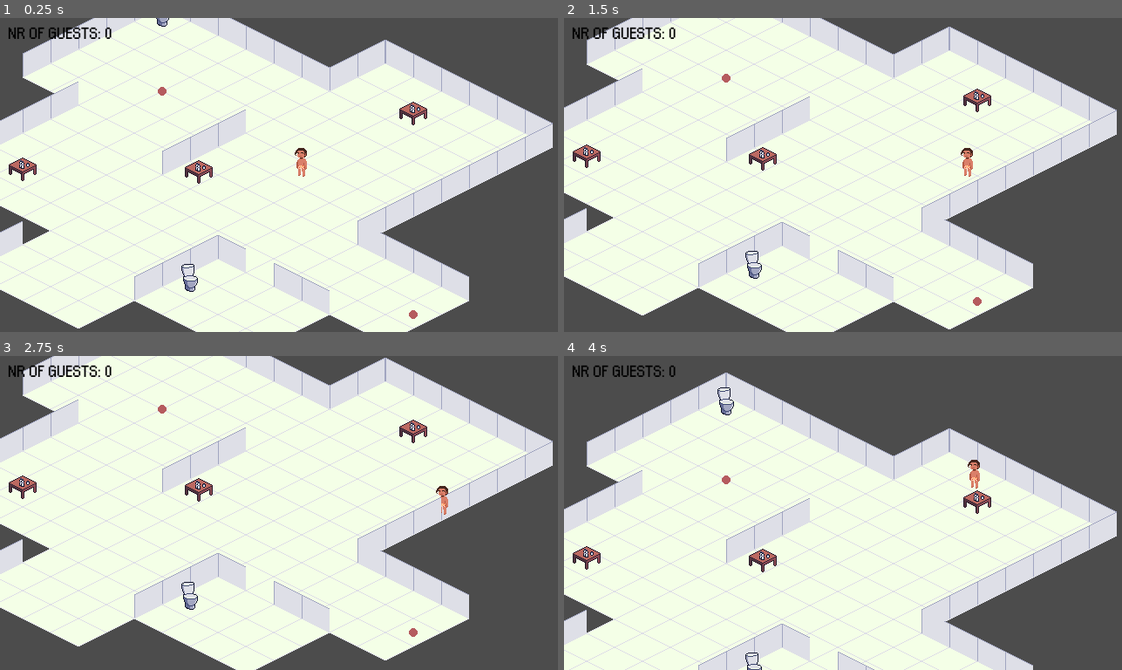
Above: before the commit, frames 1-4 (two rows, left to right).
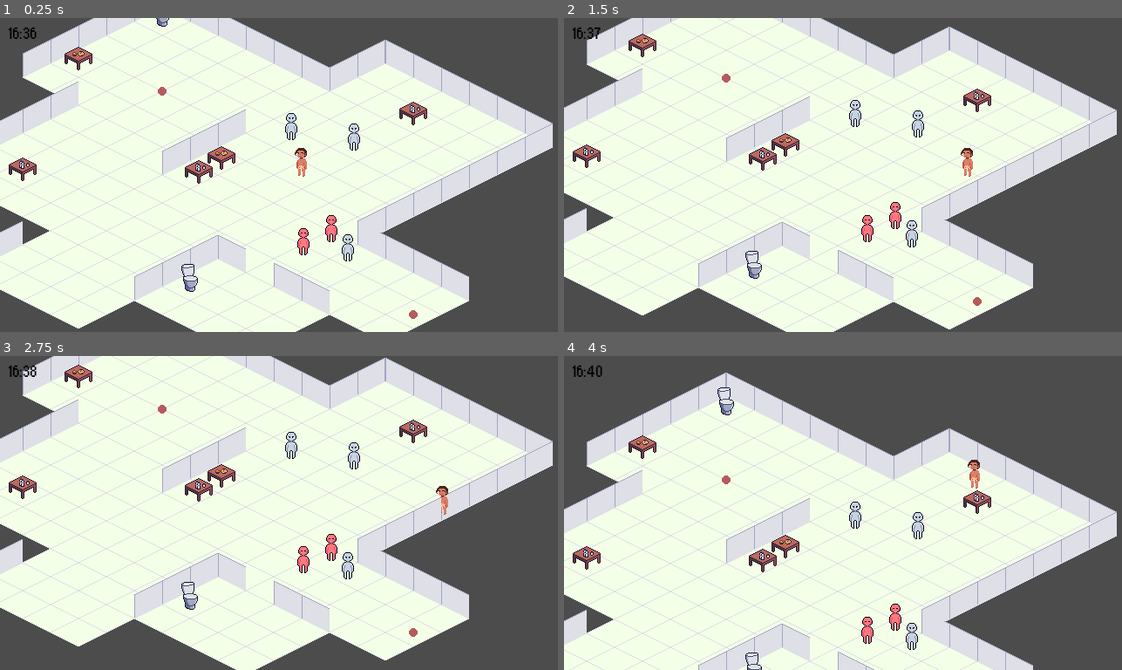
Above: after the commit, the same moments.

Repository: Boffl/language-game-prototype
Game: Godot game, scene res://Party.tscn
Same seed, same stepped clock (60 frames per second), same inputs: the game is played once before the commit and once after it.
Inputs:
- Up to frame 1 (0.25 s): no input
- Up to frame 2 (1.5 s): tap Enter (ui_accept) at 0.5, 0.77 s; hold Right (ui_right) 0.53-1.28 s; hold Down (ui_down) from 1.28 s (still down)
- Up to frame 3 (2.75 s): tap Enter (ui_accept) at 1.52 s; release Down (ui_down) at 2.03 s; hold Right (ui_right) from 2.03 s (still down)
- Up to frame 4 (4 s): release Right (ui_right) at 2.78 s; hold Up (ui_up) 2.78-3.53 s; tap Enter (ui_accept) at 3.02, 3.77 s; hold Left (ui_left) from 3.53 s (still down)

The runs differ from the first frame. In frame 1, 1.4% of the frame differs, in the area x 1-65%, y 2-78%; in frame 2, 1.4%, in the area x 1-65%, y 2-74%; in frame 3, 1.4%; in frame 4, 1.4%.
Error before the commit: Attempt to call function 'new' in base 'null instance' on a null instance. (res://Party.gd:5)

Commit message:
added time, added FoodTable

Diff:
--- /dev/null
+++ b/Objects/Furniture/FoodTable.tscn
@@ -0,0 +1,24 @@
+[gd_scene load_steps=3 format=2]
+
+[ext_resource path="res://Assets/Furniture/FoodTable.png" type="Texture" id=1]
+
+[sub_resource type="CapsuleShape2D" id=1]
+radius = 11.6666
+
+[node name="FoodTable" type="StaticBody2D" groups=["foodtables"]]
+
+[node name="Sprite" type="Sprite" parent="."]
+position = Vector2( 0, -18 )
+texture = ExtResource( 1 )
+
+[node name="CollisionPolygon2D" type="CollisionPolygon2D" parent="."]
+position = Vector2( 0, -4 )
+polygon = PoolVector2Array( 16, 10, 16, 2, 0, -6, -16, 2, -16, 10, 0, 18 )
+
+[node name="InteractionArea" type="Area2D" parent="."]
+
+[node name="CollisionShape2D" type="CollisionShape2D" parent="InteractionArea"]
+position = Vector2( 0, 2 )
+rotation = 1.5708
+scale = Vector2( 1.2, 1 )
+shape = SubResource( 1 )
--- a/Party.gd
+++ b/Party.gd
@@ -1,8 +1,14 @@
 extends Node2D
+
+# Time Variables
+export (int) var second = 16 * 360
+export (int) var minute = 0
+export (int) var hour = 0
+var time_speed = 70
+
 
 var party_guest = preload("res://PartyGuest/PartyGuest.tscn")
 var bots
-var prompt_init = load("res://PartyGuest/prompt_design.gd").new()
 var best_a
 var time_out
 
@@ -13,7 +19,7 @@
 
 		bot.init_bot()
 		best_action(bot)
-		prompt_init.prompt_init(bot)
+		#prompt_init.prompt_init(bot)
 		#print(bot.prompt)
 
 		# print(bot.bot_name)
@@ -41,8 +47,18 @@
 
 func _physics_process(delta):
 
-	# UPDATE STATS
-	get_node("UI/StatsLabel").set_text("NR OF GUESTS: " + str(get_tree().get_nodes_in_group("bots").size()))
+	# update time
+	second += int(floor(delta * time_speed))
+	minute = second / 60 % 60
+	hour = second / 360 % 24
+
+	# show time
+	get_node("UI/StatsLabel").set_text(str(hour) + ":" + str(minute))
+
+
+
+func time_system():
+	pass
 
 
 func best_action(bot):
--- a/Party.tscn
+++ b/Party.tscn
@@ -13,6 +13,7 @@
 [ext_resource path="res://Party.gd" type="Script" id=11]
 [ext_resource path="res://Objects/Furniture/Toilet.tscn" type="PackedScene" id=12]
 [ext_resource path="res://Objects/Furniture/WaterTable.tscn" type="PackedScene" id=13]
+[ext_resource path="res://Objects/Furniture/FoodTable.tscn" type="PackedScene" id=14]
 
 [sub_resource type="TileSet" id=2]
 0/name = "Basic_Floor_Tile.png 0"
@@ -100,9 +101,9 @@
 }
 
 [sub_resource type="NavigationPolygon" id=7]
-vertices = PoolVector2Array( 368, 80, 536, 64, 552, 72, 472, 208, 392, 248, 368, 240, 328, 216, 256, 136, 568, 64, 696, 96, 168, 296, 48, 240, 144, 192, 176, 48, 112, 16, 264, -56, 456, 40, 352, 72, 360, 328, 248, 272, 258.572, 266.714, 296, 264, 600, 272, 520, 312, 384, 256, 440, 288, 312, 256, 360, 248, 240, 128, 120, 128, 120, 120, 536, 56, 288, 256, 304, 248, 296, 248, 328, 232, 568, 56, 520, 8, 552, 48, 104, 112, 16, 128, 88, 120, 88, 128, 104, 136 )
-polygons = [ PoolIntArray( 0, 1, 2, 3, 4, 5, 6, 7 ), PoolIntArray( 8, 9, 3, 2 ), PoolIntArray( 10, 11, 12, 6 ), PoolIntArray( 13, 14, 15, 16, 17 ), PoolIntArray( 18, 19, 20, 21 ), PoolIntArray( 3, 22, 23, 4 ), PoolIntArray( 24, 25, 18, 21, 26, 27 ), PoolIntArray( 28, 12, 29, 30, 13 ), PoolIntArray( 16, 31, 1, 0, 17 ), PoolIntArray( 32, 21, 20 ), PoolIntArray( 33, 32, 20, 34, 35 ), PoolIntArray( 26, 33, 35, 27 ), PoolIntArray( 24, 27, 5, 4 ), PoolIntArray( 9, 8, 36 ), PoolIntArray( 37, 9, 36, 38 ), PoolIntArray( 37, 38, 31, 16 ), PoolIntArray( 13, 17, 28 ), PoolIntArray( 13, 30, 39 ), PoolIntArray( 40, 13, 39, 41 ), PoolIntArray( 40, 41, 42 ), PoolIntArray( 12, 40, 42, 43 ), PoolIntArray( 12, 43, 29 ), PoolIntArray( 6, 12, 28, 7 ), PoolIntArray( 0, 7, 0 ) ]
-outlines = [ PoolVector2Array( 112, 16, 264, -56, 456, 40, 5 …(450 unchanged characters)…  88, 128, 104, 136, 120, 128, 120, 120 ) ]
+vertices = PoolVector2Array( 696, 96, 472, 208, 320, 128, 336, 120, 240, 128, 256, 136, 144, 192, 120, 128, 120, 120, 368, 80, 536, 64, 552, 72, 344, 112, 328, 104, 304, 136, 328, 216, 168, 296, 48, 240, 288, 128, 176, 48, 112, 16, 264, -56, 456, 40, 352, 72, 600, 272, 520, 312, 392, 248, 360, 328, 248, 272, 258.572, 266.714, 296, 264, 312, 128, 368, 240, 384, 256, 440, 288, 312, 256, 360, 248, 536, 56, 288, 256, 296, 248, 304, 248, 328, 232, 568, 64, 568, 56, 520, 8, 552, 48, 104, 112, 16, 128, 88, 120, 88, 128, 104, 136, 304, 120, 320, 112 )
+polygons = [ PoolIntArray( 0, 1, 2, 3 ), PoolIntArray( 4, 5, 6, 7, 8 ), PoolIntArray( 9, 10, 11, 12, 13 ), PoolIntArray( 14, 15, 16, 17, 6, 18 ), PoolIntArray( 19, 20, 21, 22, 23 ), PoolIntArray( 1, 24, 25, 26 ), PoolIntArray( 27, 28, 29, 30 ), PoolIntArray( 31, 2, 1, 26, 32, 15, 14 ), PoolIntArray( 33, 34, 27, 30, 35, 36 ), PoolIntArray( 22, 37, 10, 9, 23 ), PoolIntArray( 38, 30, 29 ), PoolIntArray( 38, 29, 39, 40 ), PoolIntArray( 40, 39, 41 ), PoolIntArray( 35, 40, 41, 36 ), PoolIntArray( 33, 36, 32, 26 ), PoolIntArray( 0, 42, 43 ), PoolIntArray( 44, 0, 43, 45 ), PoolIntArray( 44, 45, 37, 22 ), PoolIntArray( 19, 23, 4, 8, 46 ), PoolIntArray( 47, 19, 46, 48 ), PoolIntArray( 47, 48, 49 ), PoolIntArray( 6, 47, 49, 50 ), PoolIntArray( 6, 50, 7 ), PoolIntArray( 51, 18, 6, 5, 13 ), PoolIntArray( 0, 3, 12, 11 ), PoolIntArray( 52, 3, 2, 51 ), PoolIntArray( 11, 42, 0 ), PoolIntArray( 13, 52, 51 ), PoolIntArray( 13, 5, 9 ), PoolIntArray( 13, 9, 9 ) ]
+outlines = [ PoolVector2Array( 112, 16, 264, -56, 456, 40, 5 …(450 unchanged characters)…  88, 128, 104, 136, 120, 128, 120, 120 ), PoolVector2Array( 336, 120, 344, 112, 328, 104, 320, 112 ), PoolVector2Array( 320, 128, 320, 128, 304, 120, 288, 128, 304, 136 ), PoolVector2Array( 160, 0, 176, -8, 184, 0, 168, 8 ) ]
 
 [sub_resource type="DynamicFont" id=5]
 size = 22
@@ -238,6 +239,12 @@
 scale = Vector2( 0.6, 0.6 )
 shape = SubResource( 8 )
 
+[node name="FoodTable" parent="YSort/Furniture" instance=ExtResource( 14 )]
+position = Vector2( 324, 106 )
+
+[node name="FoodTable" parent="YSort/Furniture/FoodTable" instance=ExtResource( 14 )]
+position = Vector2( -164, -114 )
+
 [node name="BotPath" type="Path2D" parent="YSort"]
 curve = SubResource( 4 )
 
@@ -246,7 +253,6 @@
 rotation = -0.482513
 
 [node name="Navigation2D" type="Navigation2D" parent="."]
-visible = false
 
 [node name="PartyGuestMovement" type="NavigationPolygonInstance" parent="Navigation2D"]
 position = Vector2( -8, 0 )
Binary file added: Assets/Furniture/FoodTable.png
Not shown, added: Assets/Furniture/FoodTable.png.import
Not shown: 1 places in Party.tscn that only renumber resources
